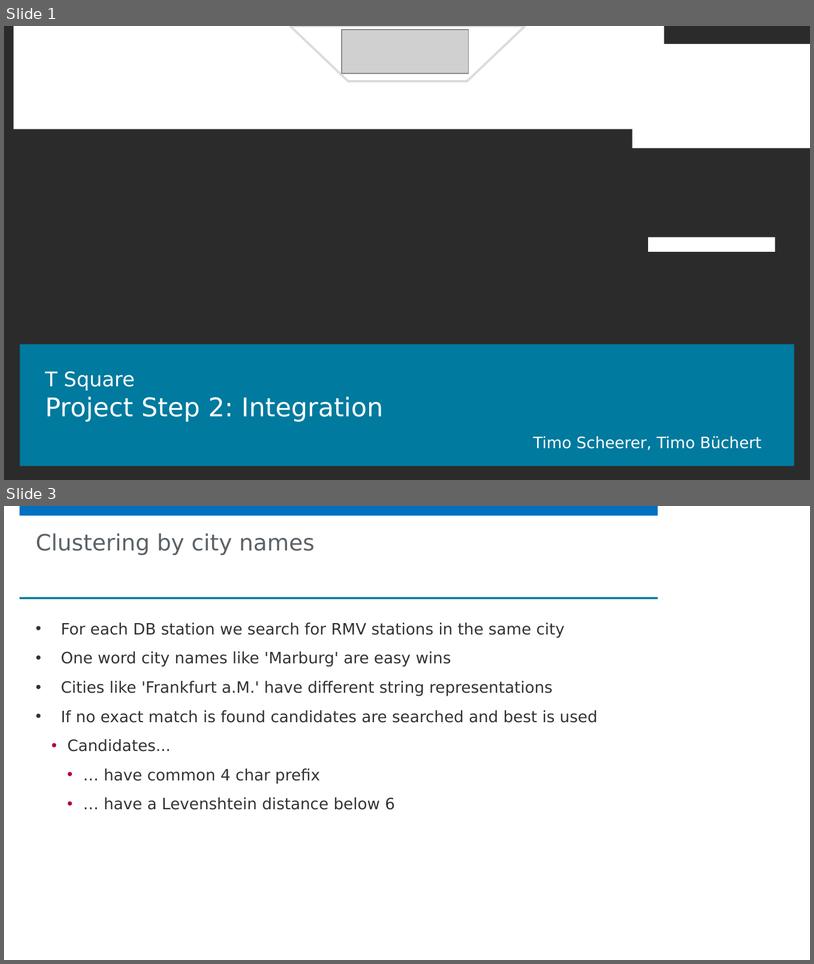
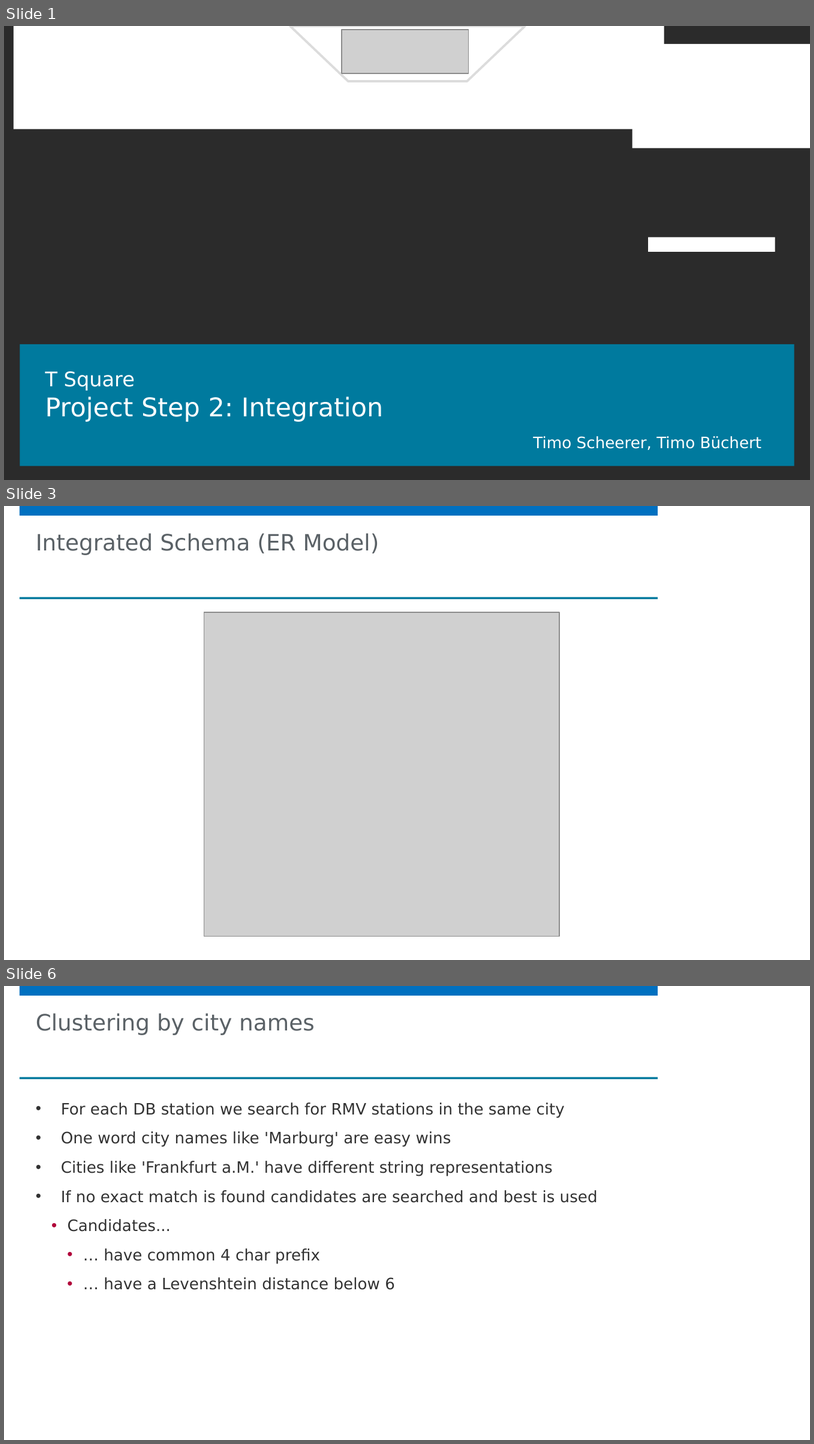
Before and after one commit to TimoBuechert/umr-data-integration-project, a slide deck: 2_integration/T_Square_Integration_Slides.pptx. Shown one above the other, each under a label of ours: slides 1 and 3 before the commit, slides 1, 3 and 6 after it; the slides between them are not shown. The pictures are 814x964 and 814x1444 pixels, drawn with LibreOffice and Linux fonts; fonts in the diff are those of the drawing; grey boxes stand for pictures; background and template pictures are left out; a plain dark background stands for a picture behind light text. Boxes give left, top, right and bottom in pixels: in the first picture for what was removed or moved away, otherwise in the second. Text is boxed around its words. In the diff, an @@ line names an element or a change of style, - is before the commit and + after.

```diff
--- a/2_integration/T_Square_Integration_Slides.pptx
+++ b/2_integration/T_Square_Integration_Slides.pptx
@@ slide 3 added at [4,506,810,960], background #FFFFFF; not listed: 4 template elements that a slide beside it also shows @@
@@ title added at [36,533,380,555], 20 pt, text #5A6166 @@
+Integrated Schema (ER Model)
@@ picture added at [204,612,560,937] @@
@@ what was slide 3 is now slide 6 @@
```
Also in this commit, not shown: 1 slide changed, 2 other slides added, 6 other files.
